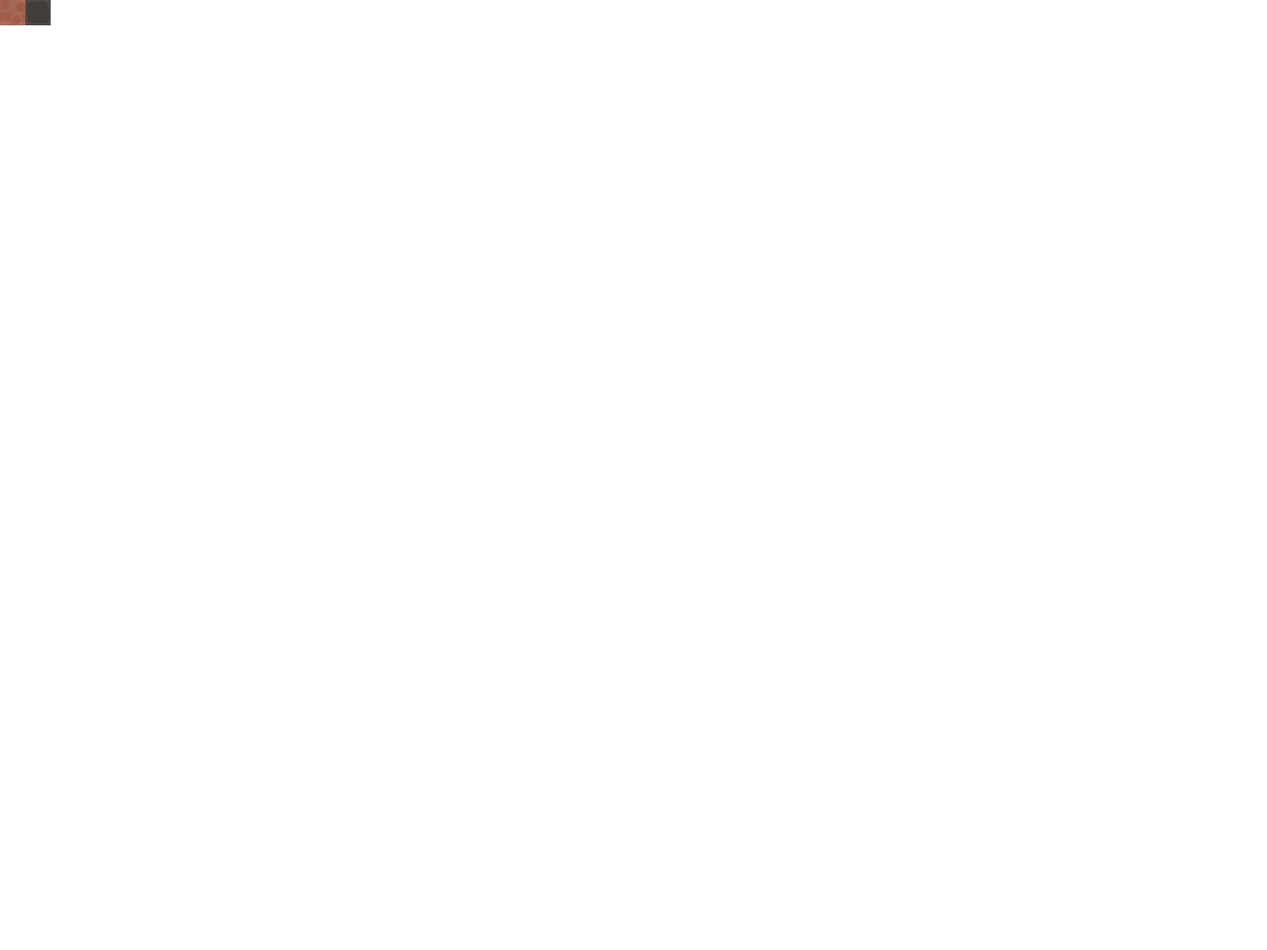
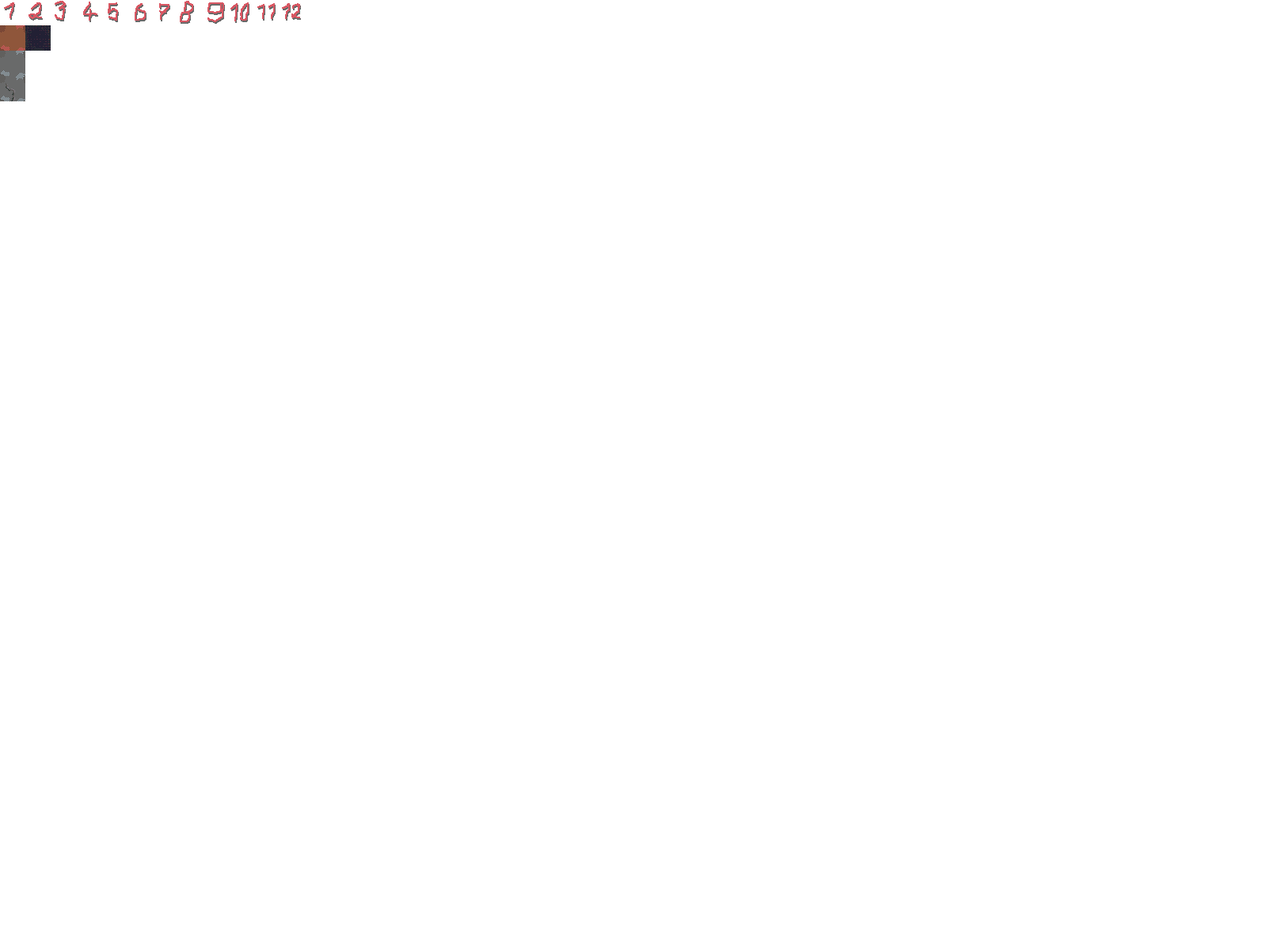
Before/after of a 1267 x 950 layered artwork. What changed in the layer stack:
renamed "zl-floor1" to "zlab-floor1", painted on it over [0, 0, 301, 102]
added layer "seiler-floor2-crack" above "seiler-floor2" over [0, 0, 51, 102]
added layer "seiler-floor2" above "Paint Layer 1(pasted)" over [0, 25, 51, 102]
added layer "Paint Layer 1(pasted)" above "numbers" over [0, 0, 301, 102]
added layer "numbers" above "seiler-floor1" over [0, 0, 301, 51]
painted on "seiler-floor1" over [0, 0, 301, 102]
